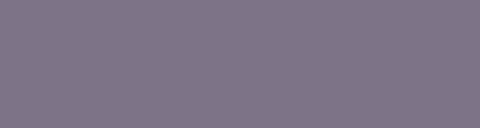
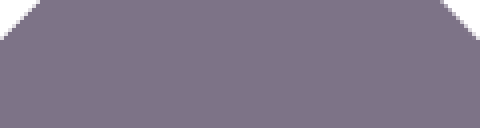
Layer changes from the first (480, 128) image to the second:
painted on "Background" over [0, 0, 480, 40]
